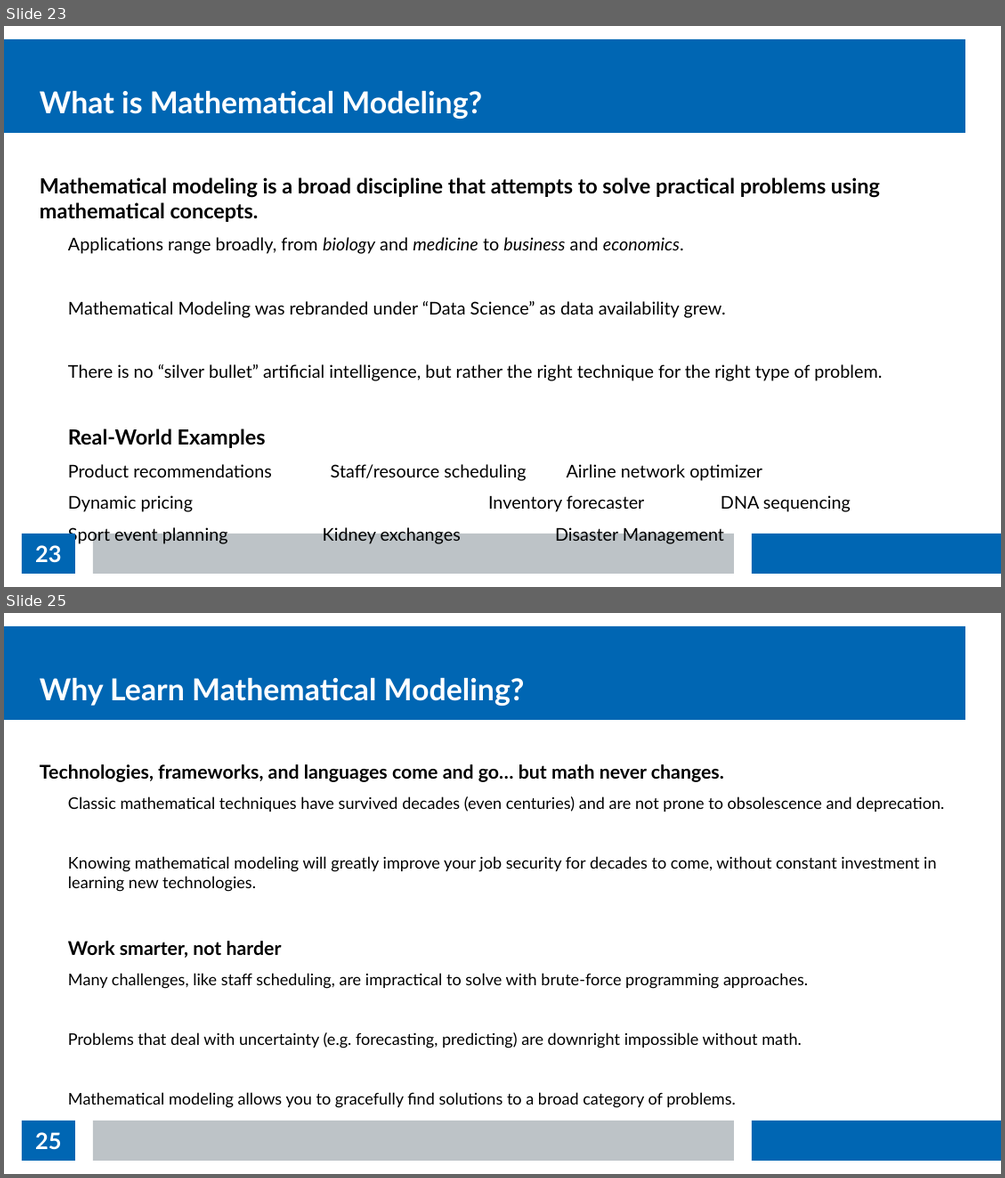
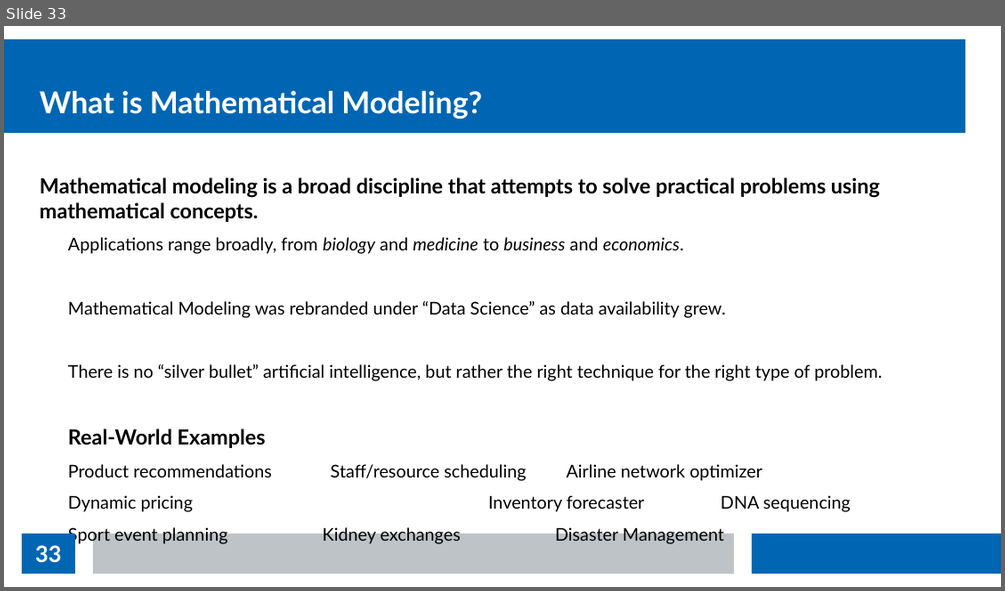
Before and after one commit to thomasnield/kotlin_data_science_talk_ChicagoJUG, a slide deck: kotlin_data_science_talk_chijug_slides.odp. Shown one above the other, each under a label of ours: slides 23 and 25 before the commit, slide 33 after it; the slides between them are not shown. The pictures are 1005x1178 and 1005x591 pixels, drawn with LibreOffice and Linux fonts; fonts in the diff are those of the drawing. Boxes give left, top, right and bottom in pixels: in the first picture for what was removed or moved away, otherwise in the second. Text is boxed around its words. In the diff, an @@ line names an element or a change of style, - is before the commit and + after.

```diff
--- a/kotlin_data_science_talk_chijug_slides.odp
+++ b/kotlin_data_science_talk_chijug_slides.odp
@@ slide 25 removed at (x1=4, y1=613, x2=1001, y2=1174), background #FFFFFF; not listed: 3 template elements that a slide beside it also shows @@
@@ title removed at (x1=40, y1=677, x2=525, y2=706) @@
-Why Learn Mathematical Modeling?
@@ text removed at (x1=40, y1=764, x2=944, y2=1108) @@
-Technologies, frameworks, and languages come and go… but math never changes.
-  Classic mathematical techniques have survived decades (even centuries) and are not prone to obsolescence and deprecation.
-  Knowing mathematical modeling will greatly improve your job security for decades to come, without constant investment in learning new technologies.
-Work smarter, not harder
-  Many challenges, like staff scheduling, are impractical to solve with brute-force programming approaches.
-  Problems that deal with uncertainty (e.g. forecasting, predicting) are downright impossible without math.
-  Mathematical modeling allows you to gracefully find solutions to a broad category of problems.
@@ page number removed at (x1=22, y1=1120, x2=75, y2=1160) @@
-25
@@ what was slide 23 is now slide 33 @@
@@ page number at (x1=35, y1=545, x2=61, y2=563): text changed @@
-23
+33
```
Also in this commit, not shown: 2 slides changed, 10 slides added.
